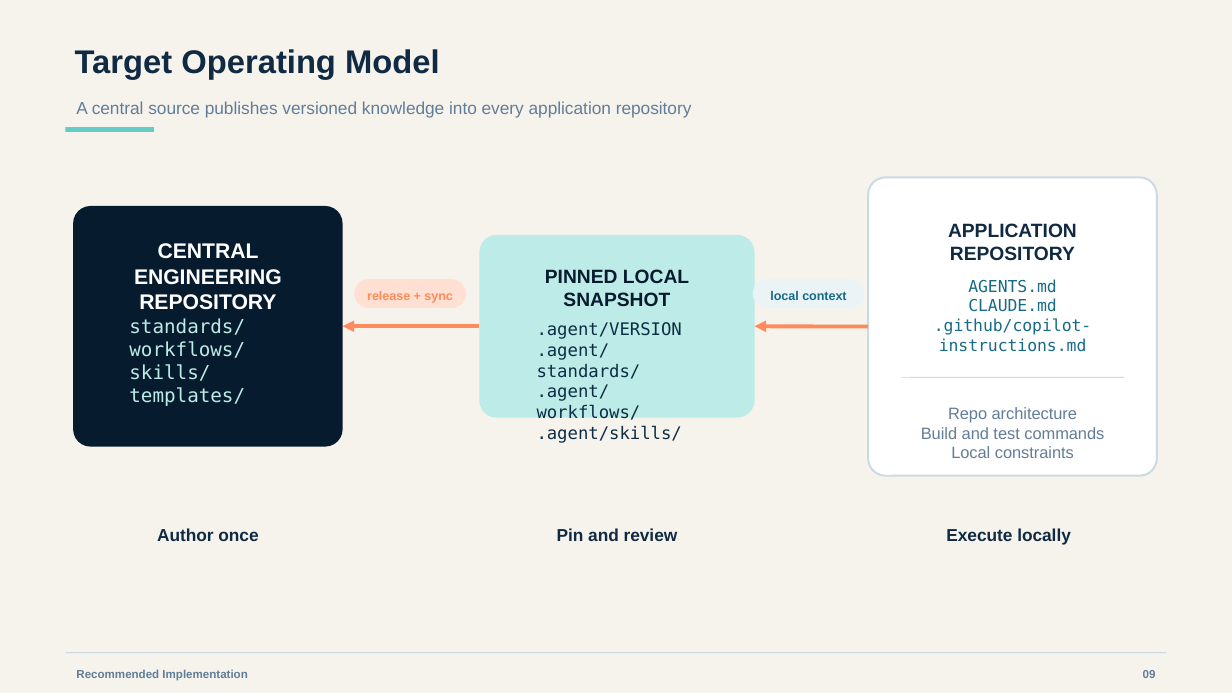
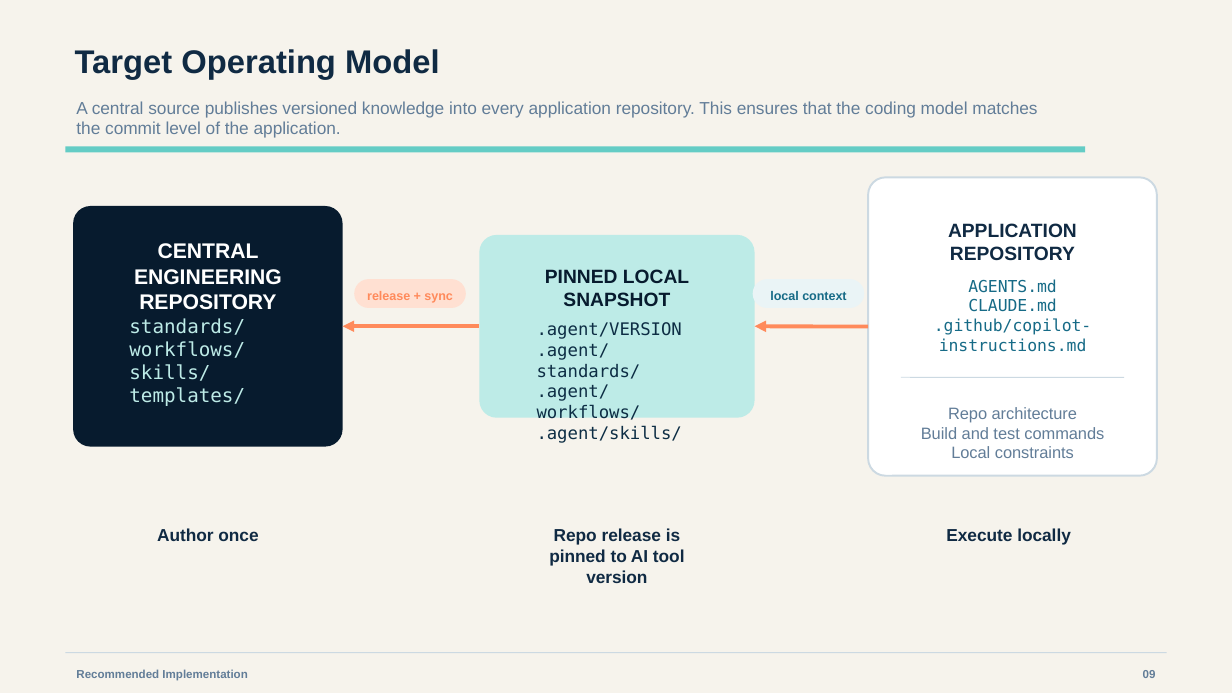
Before and after one commit to Starbender-Systems/engineering-standards, a slide deck: slide 6 of docs/presentations/development-tooling-v2.pptx. Drawn at 1232x693 pixels with LibreOffice and Linux fonts; fonts in the diff are those of the drawing. Boxes give left, top, right and bottom in pixels: in the first picture for what was removed or moved away, otherwise in the second. Text is boxed around its words. In the diff, an @@ line names an element or a change of style, - is before the commit and + after.

```diff
--- a/docs/presentations/development-tooling-v2.pptx
+++ b/docs/presentations/development-tooling-v2.pptx
@@ text at [76,101,1037,138]: text changed @@
-A central source publishes versioned knowledge into every application repository
+A central source publishes versioned knowledge into every application repository. This ensures that the coding model matches the commit level of the application.
@@ rectangle: place and size @@
-rectangle at [66,128,154,132]
+rectangle at [66,146,1086,152]
@@ rectangle at [66,146,1086,152]: mirrored @@
@@ text at [549,528,685,583]: text changed @@
-Pin and review
+Repo release is pinned to AI tool version
```
Also in this commit, not shown: 10 other slides changed.
